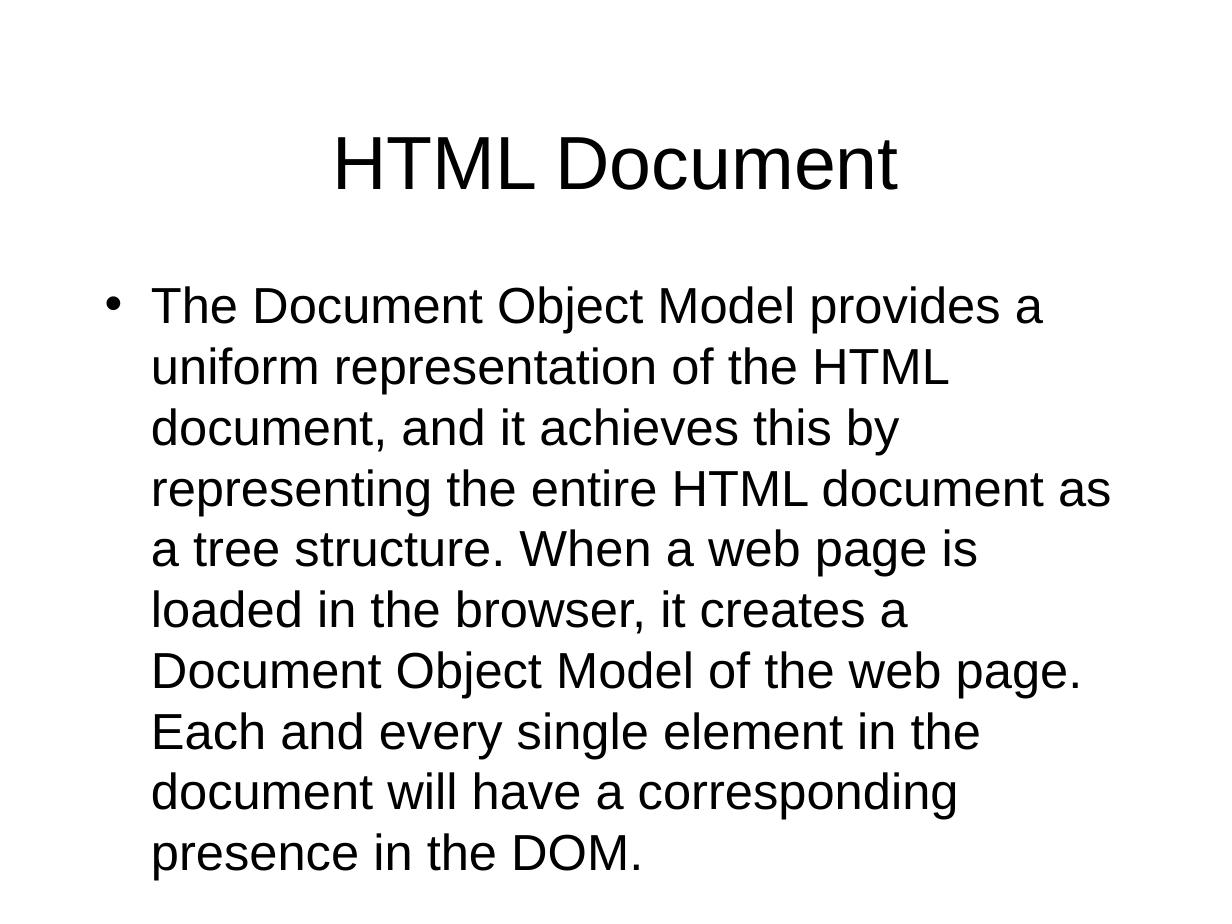
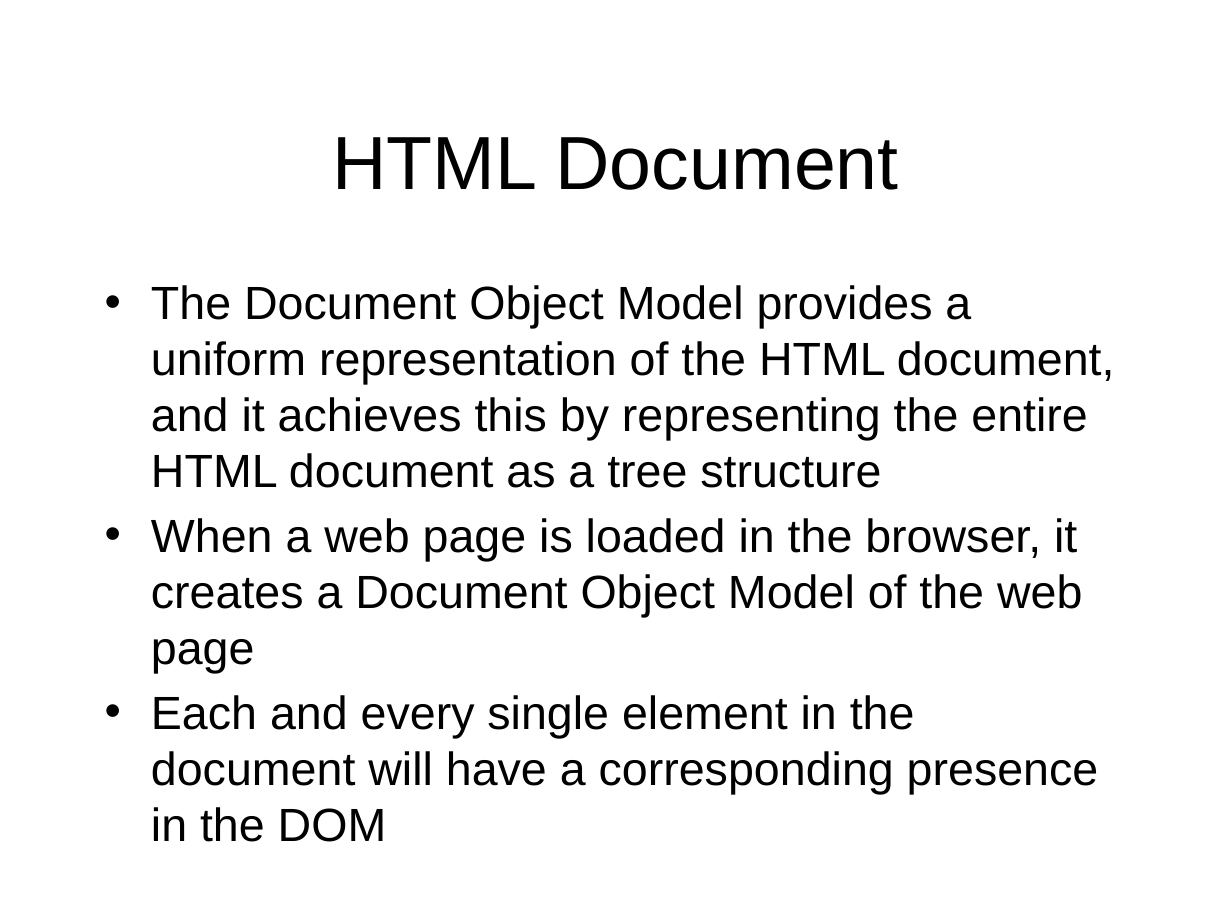
Before and after one commit to octaviordz/zjnu2017.github.io, a slide deck: slide 9 of WAD/lectures/140--Objects.and.DOM.pptx (slide 5 before the commit). Drawn at 1232x924 pixels with LibreOffice and Linux fonts; fonts in the diff are those of the drawing. Boxes give left, top, right and bottom in pixels: in the first picture for what was removed or moved away, otherwise in the second. Text is boxed around its words. In the diff, an @@ line names an element or a change of style, - is before the commit and + after.

Commit message:
Slide updates.

```diff
--- a/WAD/lectures/140--Objects.and.DOM.pptx
+++ b/WAD/lectures/140--Objects.and.DOM.pptx
@@ text at [151, 285, 1114, 842]: text changed; size 29.6 to 27.2 pt @@
-• The Document Object Model provides a uniform representation of the HTML document, and it achieves this by representing the entire HTML document as a tree structure. When a web page is loaded in the browser, it creates a Document Object Model of the web page. Each and every single element in the document will have a corresponding presence in the DOM.
+• The Document Object Model provides a uniform representation of the HTML document, and it achieves this by representing the entire HTML document as a tree structure
+• When a web page is loaded in the browser, it creates a Document Object Model of the web page
+• Each and every single element in the document will have a corresponding presence in the DOM
```
Also in this commit, not shown: 10 other slides changed, 4 slides added, 3 other files.
